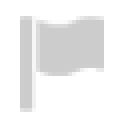
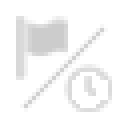
Layers edited between the first and the second 128x128 image:
showed group "flag and clock" (2 layers) over [16, 16, 112, 112]
painted on "line" over [72, 72, 108, 108]
hid group "flag" (1st of 2) (2 layers) over [16, 16, 112, 112]
